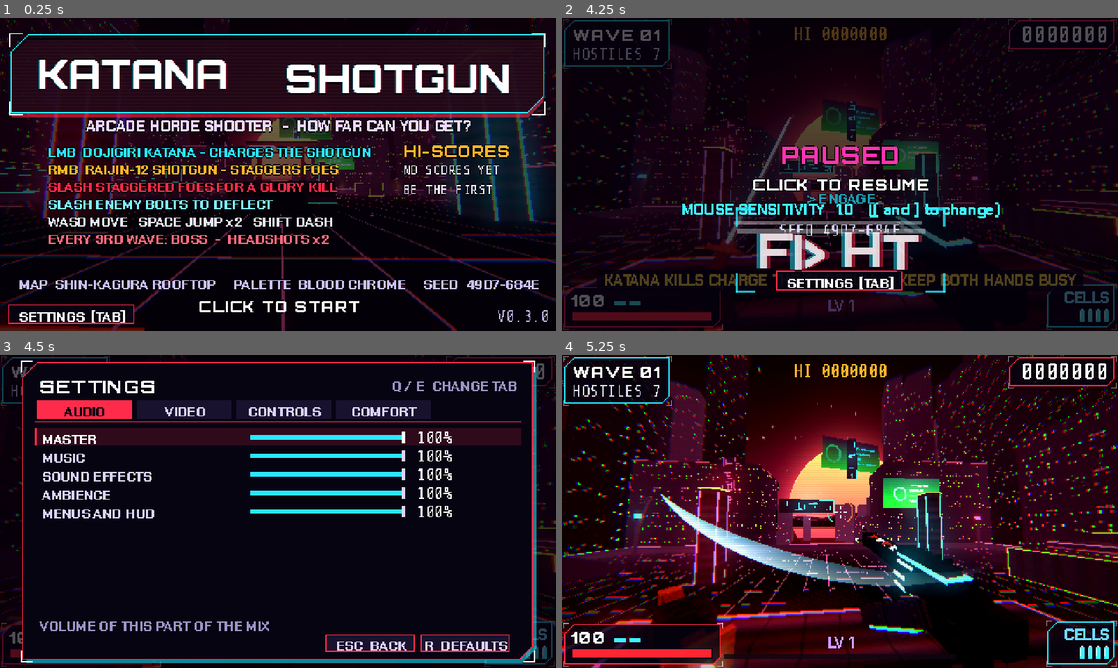
Above: before the commit, frames 1-4 (two rows, left to right).
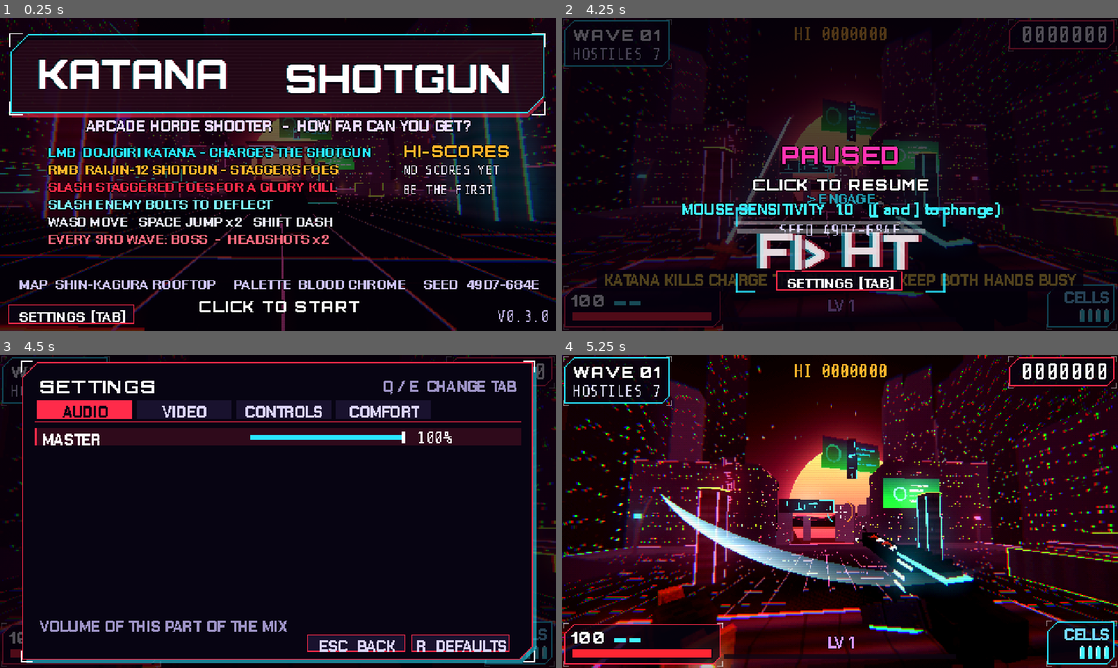
Above: after the commit, the same moments.

Repository: ggbillyjoe3526/katanashotgun
Game: Godot game, scene res://scenes/main.tscn
The game is run twice, just before and just after one commit, with the same random seed, the same clock (stepped at 60 frames per second) and the same inputs. Sound files missing from this copy of the repository are replaced by a short silence.
Inputs (mouse positions are in pixels of both pictures, inside the frame that each line leads up to):
- Up to frame 1 (0.25 s): no input
- Up to frame 2 (4.25 s): tap Enter (ui_accept) at 0.5, 1.35 s; drag from (628, 312) to (895, 105) at 0.52 s; move the mouse to (812, 174) at 1.27 s; hold W (move_forward) from 1.28 s (still down); click (812, 174) at 1.42 s; tap Space (jump) at 1.52, 1.82, 3.02, 3.32, 3.77, 4.07 s; tap C at 1.55, 2.1 s; move the mouse to (851, 168) at 2.02 s; click (851, 168) at 2.17 s; tap X at 2.3, 2.85 s; move the mouse to (834, 180) at 2.77 s; click (834, 180) at 2.92 s; tap Z at 3.05, 3.6 s; move the mouse to (878, 177) at 3.52 s; click (878, 177) at 3.67 s; tap Y at 3.8 s; tap Escape at 4.15 s
- Up to frame 3 (4.5 s): release W (move_forward) at 4.25 s; tap Enter (ui_accept) at 4.25 s; drag from (278, 617) to (194, 433) at 4.27 s
- Up to frame 4 (5.25 s): tap Enter (ui_accept) at 5 s; move the mouse to (867, 511) at 5.02 s; hold S (move_back) from 5.03 s (still down); tap R at 5.1 s; click (867, 511) at 5.17 s

Frames 1-2 are identical in both runs. In frame 3, 5.8% of the frame differs, in the area x 7-93%, y 8-95%; in frame 4, nothing differs.

Commit message:
Settings: hide rows that do nothing yet, check saved keys, save on quit
Volume sliders show only for buses that exist and the quality row only
once the Quality class exists, so no control on screen is dead. Saved
bindings are limited to the listed actions, never Esc or F11, and never
one key twice. A pending save is written when the window closes. The
Quality lookup is cached. Labels go up to 13 px, with a test that every
word fits its box.

Co-Authored-By: Claude Opus 5.5 (1M context) <noreply@anthropic.com>
Claude-Session: https://claude.ai/code/session_01RhubjRVZkShM8nbRRAm19v

Diff:
--- a/scripts/settings.gd
+++ b/scripts/settings.gd
@@ -57,6 +57,8 @@
 
 static var _bus_base_db := {}
 static var _default_events := {} # action -> its events from project.godot
+static var _quality_script: Script = null
+static var _quality_looked_up := false
 
 
 ## Loads the saved settings (or defaults) and applies all of them.
@@ -157,12 +159,24 @@
 ## Hands the preset to the quality system (scripts/quality.gd, class Quality)
 ## when it exists; until then the preset is only stored.
 static func apply_quality() -> void:
-	for c in ProjectSettings.get_global_class_list():
-		if c.get("class", &"") == &"Quality":
-			var q: Script = load(c.get("path", ""))
-			if q:
-				q.call("apply", quality)
-			return
+	var q := quality_system()
+	if q:
+		q.call("apply", quality)
+
+
+## The Quality class's script, or null until it lands. Looked up once.
+static func quality_system() -> Script:
+	if not _quality_looked_up:
+		_quality_looked_up = true
+		for c in ProjectSettings.get_global_class_list():
+			if c.get("class", &"") == &"Quality":
+				_quality_script = load(c.get("path", ""))
+	return _quality_script
+
+
+## Whether the slider for this bus does anything yet (the bus exists).
+static func has_bus(bus: String) -> bool:
+	return AudioServer.get_bus_index(bus) >= 0
 
 
 static func apply_controls() -> void:
@@ -394,13 +408,22 @@
 		flash = clampf(float(d.flash), 0.0, 1.0)
 	var bd: Variant = d.get("bindings")
 	if bd is Dictionary:
-		for action in bd:
-			if not action is String or not bd[action] is Array:
+		# only listed actions, no reserved keys, and no key used twice
+		var used := []
+		for r in REBINDABLE:
+			var action: String = r[0]
+			if not bd.get(action) is Array:
 				continue
 			var evs := []
 			for e in bd[action]:
-				if event_from_dict(e):
-					evs.append(event_to_dict(event_from_dict(e)))
+				var ev := event_from_dict(e)
+				if ev == null or evs.size() >= SLOTS:
+					continue
+				var dd := event_to_dict(ev)
+				if used.has(dd) or (ev is InputEventKey and RESERVED_KEYS.has(_keycode(ev))):
+					continue
+				used.append(dd)
+				evs.append(dd)
 			bindings[action] = evs
 
 
--- a/scripts/ui/settings_menu.gd
+++ b/scripts/ui/settings_menu.gd
@@ -20,7 +20,7 @@
 const SLIDER_W := 132.0
 const SLOT_W := 104.0
 const TABS: Array[String] = ["AUDIO", "VIDEO", "CONTROLS", "COMFORT"]
-const LABEL_PX := 12 # Chakra Petch: the smallest size it reads cleanly at
+const LABEL_PX := 13 # Chakra Petch
 const VALUE_PX := 14 # Share Tech Mono
 const TITLE_PX := 16 # Orbitron
 const NOTE_LEN := 3.0
@@ -73,6 +73,12 @@
 	Sfx.play("ui_click", -4.0)
 
 
+func _notification(what: int) -> void:
+	# a change still waiting for its save is written before the window closes
+	if what == NOTIFICATION_WM_CLOSE_REQUEST:
+		_flush_save()
+
+
 func close() -> void:
 	if not visible:
 		return
@@ -106,6 +112,8 @@
 		"AUDIO":
 			for b in Settings.BUSES:
 				var bus: String = b
+				if not Settings.has_bus(bus):
+					continue # a slider that does nothing yet stays hidden
 				out.append(_slider(AUDIO_NAMES.get(bus, bus.to_upper()), 0.0, 1.0, 0.05,
 					func(): return float(Settings.volume.get(bus, 1.0)),
 					func(v: float): _set_volume(bus, v),
@@ -123,9 +131,10 @@
 			out.append(_option("FRAME CAP", Settings.FPS_CAPS, cap_names,
 				func(): return Settings.fps_cap, _set_fps_cap,
 				"HIGHEST FRAME RATE THE GAME WILL RUN AT"))
-			out.append(_option("QUALITY", Settings.QUALITY_IDS, ["LOW", "MEDIUM", "HIGH"],
-				func(): return Settings.quality, _set_quality,
-				"FEWER EFFECTS ON LOW. THE LOOK STAYS THE SAME"))
+			if Settings.quality_system():
+				out.append(_option("QUALITY", Settings.QUALITY_IDS, ["LOW", "MEDIUM", "HIGH"],
+					func(): return Settings.quality, _set_quality,
+					"FEWER EFFECTS ON LOW. THE LOOK STAYS THE SAME"))
 			out.append(_slider("RENDER SCALE", Settings.RENDER_SCALE_MIN, 1.0, 0.05,
 				func(): return Settings.render_scale, _set_render_scale,
 				_pct, "SHARPNESS OF THE 3D VIEW. LOWER RUNS FASTER"))
@@ -462,7 +471,7 @@
 
 func _foot_rect(i: int) -> Rect2:
 	# 0 = BACK, 1 = DEFAULTS, bottom right
-	var w := 76.0
+	var w := 84.0
 	return Rect2(Vector2(PANEL.x - 20 - (2 - i) * (w + 6) + 6, PANEL.y - 21), Vector2(w, 14))
 
 
--- a/test/unit/test_settings.gd
+++ b/test/unit/test_settings.gd
@@ -160,3 +160,15 @@
 	assert_almost_eq(Game.mouse_sensitivity, Settings.SENS_BASE * 2.0, 0.000001)
 	Settings.nudge_sensitivity(0.1)
 	assert_almost_eq(Settings.sensitivity, 2.1, 0.0001)
+
+
+func test_saved_bindings_are_checked() -> void:
+	# a hand-edited file can't bind Esc, bind unknown actions or use a key twice
+	Settings.from_dict({"v": 1, "bindings": {
+		"jump": [{"k": KEY_ESCAPE}, {"k": KEY_C}],
+		"dash": [{"k": KEY_C}, {"k": KEY_X}, {"k": KEY_Z}],
+		"ui_accept": [{"k": KEY_Y}],
+	}})
+	assert_eq_deep(Settings.bindings["jump"], [{"k": KEY_C}])
+	assert_eq_deep(Settings.bindings["dash"], [{"k": KEY_X}, {"k": KEY_Z}])
+	assert_false(Settings.bindings.has("ui_accept"))
--- a/test/unit/test_settings_menu.gd
+++ b/test/unit/test_settings_menu.gd
@@ -58,10 +58,17 @@
 
 func test_arrows_change_a_slider() -> void:
 	menu.open()
-	_press(KEY_DOWN) # MUSIC
+	menu.sel = _row("MASTER")
 	_press(KEY_LEFT)
 	_press(KEY_LEFT)
-	assert_almost_eq(float(Settings.volume["Music"]), 0.9, 0.001)
+	assert_almost_eq(float(Settings.volume["Master"]), 0.9, 0.001)
+
+
+func test_sliders_for_missing_buses_are_hidden() -> void:
+	menu.open()
+	for b in Settings.BUSES:
+		var shown := _row(SettingsMenu.AUDIO_NAMES[b]) >= 0
+		assert_eq(shown, Settings.has_bus(b), b)
 
 
 func test_tabs_cycle_both_ways() -> void:
@@ -77,10 +84,35 @@
 func test_option_wraps_through_values() -> void:
 	menu.tab = SettingsMenu.TABS.find("VIDEO")
 	menu.open()
-	menu.sel = _row("QUALITY")
-	_press(KEY_RIGHT) # high -> low
-	assert_eq(Settings.quality, "low")
-	assert_eq(Settings.render_scale, Settings.QUALITY_RENDER_SCALE["low"])
+	menu.sel = _row("FRAME CAP")
+	_press(KEY_LEFT) # uncapped -> the highest cap
+	assert_eq(Settings.fps_cap, Settings.FPS_CAPS[-1])
+	_press(KEY_RIGHT)
+	assert_eq(Settings.fps_cap, 0)
+
+
+func test_quality_row_only_with_a_quality_system() -> void:
+	menu.tab = SettingsMenu.TABS.find("VIDEO")
+	menu.open()
+	assert_eq(_row("QUALITY") >= 0, Settings.quality_system() != null)
+
+
+func test_every_word_fits_its_box() -> void:
+	# labels, values and help lines stay inside their columns at pixel size
+	Ui.init()
+	for t in SettingsMenu.TABS.size():
+		menu.tab = t
+		menu.open()
+		assert_lt(menu._w(SettingsMenu.TABS[t], Ui.font_bold, SettingsMenu.LABEL_PX), menu._tab_rect(t).size.x - 4)
+		for r in menu.rows:
+			assert_lt(menu._w(r.label, Ui.font_bold, SettingsMenu.LABEL_PX), SettingsMenu.VALUE_X - SettingsMenu.LABEL_X - 6, r.label)
+			assert_lt(menu._w(r.help, Ui.font_bold, SettingsMenu.LABEL_PX), SettingsMenu.PANEL.x - 28, r.help)
+			if r.type == "option":
+				for n in r.names:
+					assert_lt(menu._w(n, Ui.font_mono, SettingsMenu.VALUE_PX), menu._value_rect(0).size.x - 24, n)
+	for lbl in ["ESC  BACK", "R  DEFAULTS"]:
+		assert_lt(menu._w(lbl, Ui.font_bold, SettingsMenu.LABEL_PX), menu._foot_rect(0).size.x - 4, lbl)
+	assert_lt(menu._w("PRESS A KEY OR MOUSE BUTTON.  ESC CANCELS", Ui.font_bold, SettingsMenu.LABEL_PX), SettingsMenu.PANEL.x - 28)
 
 
 func test_rebind_from_the_keyboard() -> void:
